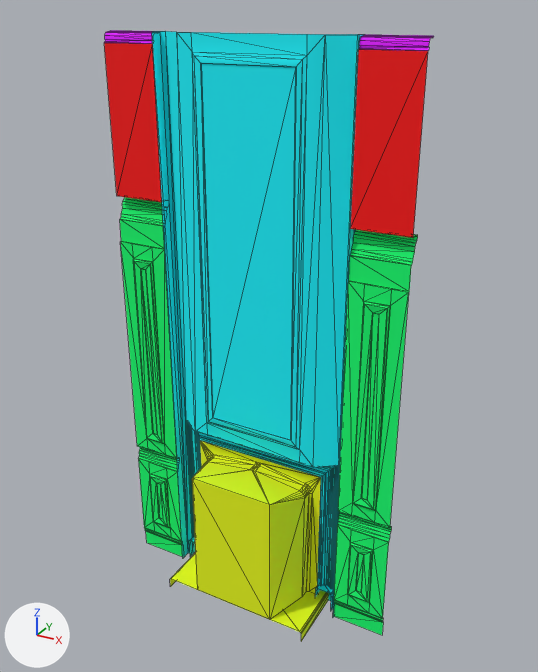
The FBX model Projet Final Manoir/Manoir_FBX_Unwrapped/AR-Fireplace_01.FBX, before and after one commit.
Rendered twice from a 50 mm lens placed at (3.0, -9.56, 9.96), pointed at (-2.39, 0.24, 5.06). Arrows for +X, +Y and +Z are at lower left; the lights stay in place. Mesh edges are drawn as thin lines. Where no turn or scale is listed for an object, it has been applied to the vertices.

The first picture shows 'AR-Fireplace_01'.
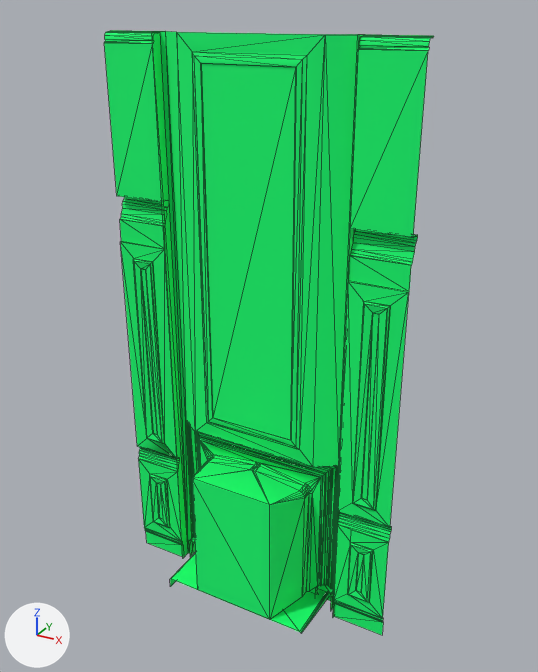
Commit message: Added unique Fireplace

Changed parts and their boxes (x1, y1, x2, y2) in the pictures (538 x 672 px):
'AR-Fireplace_01', reshaped: before (104, 30, 434, 641); after (104, 30, 434, 635)
part 1 of me_mesh, cut back: before (138, 422, 391, 641); after (138, 422, 391, 631)
part 2 of me_mesh, cut back: (348, 281, 409, 306) in both
part 3 of me_mesh, cut back: (121, 241, 164, 262) in both
part 4 of me_mesh, cut back: (177, 32, 325, 55) in both
part 5 of me_mesh, recoloured: (105, 30, 434, 51) in both
part 6 of me_mesh, recoloured (red to green): (104, 42, 428, 238) in both
part 7 of me_mesh, recoloured (yellow to green): (170, 441, 328, 633) in both
part 8 of me_mesh, recoloured (cyan to green): (152, 31, 365, 616) in both

The change, as a diff of the scene's bpy script:
```diff
--- a/Projet Final Manoir/Manoir_FBX_Unwrapped/AR-Fireplace_01.FBX.py
+++ b/Projet Final Manoir/Manoir_FBX_Unwrapped/AR-Fireplace_01.FBX.py
@@ me_mesh @@
 # used by ob_ar_fireplace_01; location = (0.0, 0.0, 0.0)
 # verts and faces of me_mesh; kept vertices keep their numbers, new ones are numbered from 478
 # before: 32 (0.0, -0.06, 6.35) at pixel (409, 291), 33 (-0.91, -0.06, 6.35) at pixel (348, 280), 50 (-0.66, -0.08, 6.1) at pixel (363, 301), 51 (-0.66, -0.08, 6.35) at pixel (364, 284), 52 (-0.26, -0.08, 6.35) at pixel (391, 289)
 # before: 53 (-0.26, -0.08, 6.1) at pixel (390, 305), 111 (-0.91, -0.08, 6.35) at pixel (348, 281), 114 (0.0, -0.08, 6.35) at pixel (408, 292)
 # before: 86 (-4.17, -0.06, 6.35) at pixel (165, 249), 87 (-5.08, -0.06, 6.35) at pixel (121, 241), 104 (-4.82, -0.08, 6.1) at pixel (133, 258), 105 (-4.82, -0.08, 6.35) at pixel (132, 243), 106 (-4.42, -0.08, 6.35) at pixel (151, 247)
 # before: 107 (-4.42, -0.08, 6.1) at pixel (152, 261), 137 (-5.08, -0.08, 6.35) at pixel (120, 241), 140 (-4.17, -0.08, 6.35) at pixel (164, 249)
 # before: 413 (-3.45, -0.11, 9.4) at pixel (192, 51), 415 (-3.71, -0.11, 9.65) at pixel (176, 32), 416 (-3.45, -0.11, 9.65) at pixel (191, 32), 422 (-1.63, -0.11, 9.4) at pixel (307, 55), 423 (-1.63, -0.11, 9.65) at pixel (307, 34)
 # before: 425 (-1.37, -0.11, 9.65) at pixel (325, 34)
-me_mesh.from_pydata(...)  # 478 vertices, 676 faces; spans x -5.08..0.0, y -0.84..0.93, z 0.0..9.65
+me_mesh.from_pydata(...)  # 449 vertices, 626 faces; spans x -5.08..0.0, y -0.84..0.93, z 0.0..9.65
+# me_mesh part 1
+# 23 vertices are removed from x -4.82..-0.26, y -0.84..0.17, z 0.0..3.05
+# 80 faces are deleted
+# 40 new faces join them
+# me_mesh part 2
+delete_vertices([51, 52])  # with the faces that use them
+faces += [(50, 111, 114), (50, 114, 53), (32, 111, 33), (32, 114, 111)]
+# me_mesh part 3
+delete_vertices([105, 106])  # with the faces that use them
+faces += [(104, 137, 140), (104, 140, 107), (86, 137, 87), (86, 140, 137)]
+# me_mesh part 4
+delete_vertices([416, 423])  # with the faces that use them
+faces += [(413, 425, 422), (413, 415, 425)]
+# me_mesh part 5: 44 faces spanning x -5.08..0.0, y -0.08..0.1, z 9.49..9.65 switch from mat_material__13 (pink #de00ff) to mat_material__14 (green #00ff71)
+# me_mesh part 6: 4 faces spanning x -5.08..0.0, y -0.08, z 7.13..9.49 switch from mat_material__15 (red #ff0000) to mat_material__14 (green #00ff71)
+# me_mesh part 7: 118 faces spanning x -3.91..-1.17, y -0.84..0.93, z 0.0..2.74 switch from mat_material__16 (yellow #e9fb00) to mat_material__14 (green #00ff71)
+# me_mesh part 8: 149 faces spanning x -4.17..-0.91, y -0.13..0.28, z 0.0..9.65 switch from mat_material__17 (cyan #00f6ff) to mat_material__14 (green #00ff71)
```
